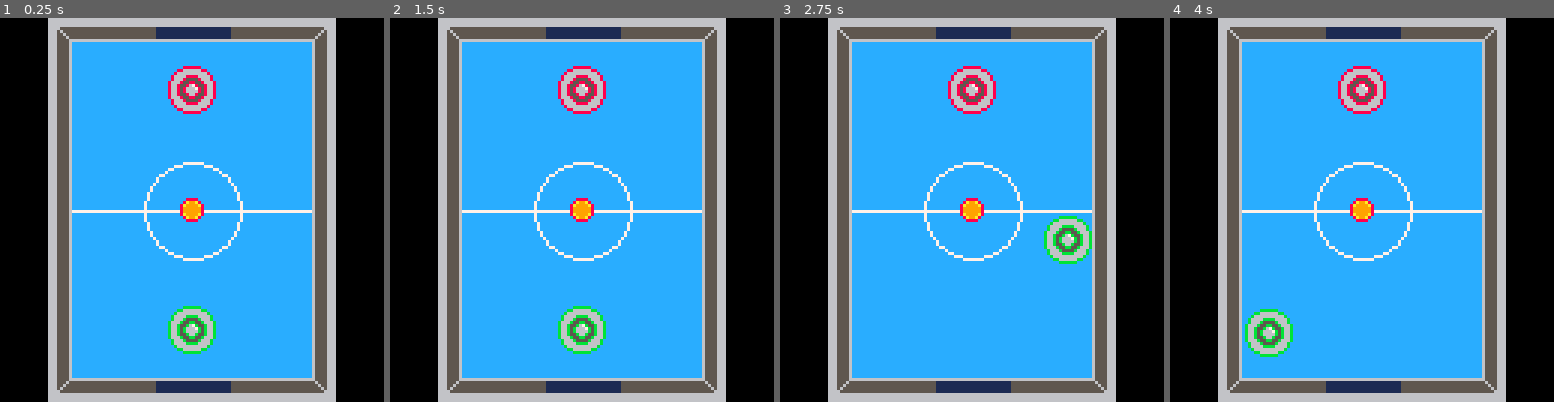
Above: before the commit, frames 1-4 (left to right).
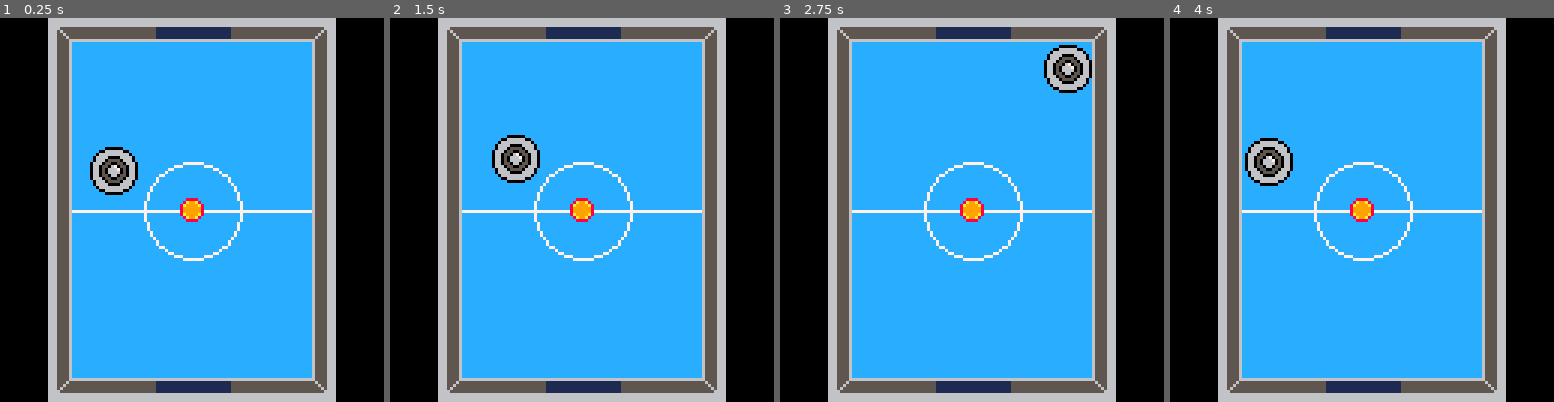
Above: after the commit, the same moments.

Repository: robotspacefish/air-hockey
Game: PICO-8 cartridge airhockey.p8
Same seed, same stepped clock (60 frames per second), same inputs: the game is played once before the commit and once after it.
Inputs:
- Up to frame 1 (0.25 s): no input
- Up to frame 2 (1.5 s): no input
- Up to frame 3 (2.75 s): hold Right 1.6-2.1 s; hold Up 2.15-2.42 s; hold Right from 2.47 s (still down)
- Up to frame 4 (4 s): release Right at 3.03 s; hold Left 3.08-3.58 s; hold Down 3.63-3.97 s

The runs differ from the first frame. In frame 1, 3.8% of the frame differs, in the area x 23-57%, y 12-88%; in frame 2, 3.8%; in frame 3, 3.8%; in frame 4, 3.8%.

Commit message:
add player types

Diff:
--- a/airhockey.p8
+++ b/airhockey.p8
@@ -10,8 +10,8 @@
   friction = 0.90
   left_boundary = 25
   right_boundary = 88
-  p1 = create_player(1, 8, 56, 16)
-  p2 = create_player(0, 11, 56, 96)
+  p1 = create_player("p1", 1, 8, 56, 16)
+  p2 = create_player("p2", 0, 11, 56, 96)
   puck = create_puck(60, 60)
 
   game_objects = {}
